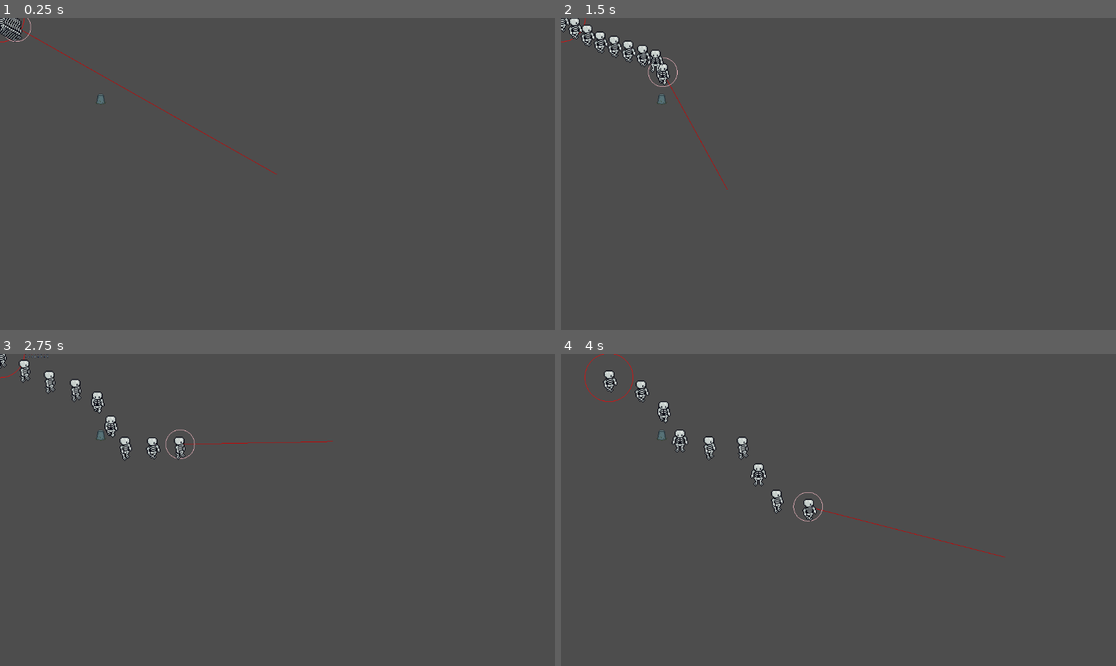
Above: before the commit, frames 1-4 (two rows, left to right).
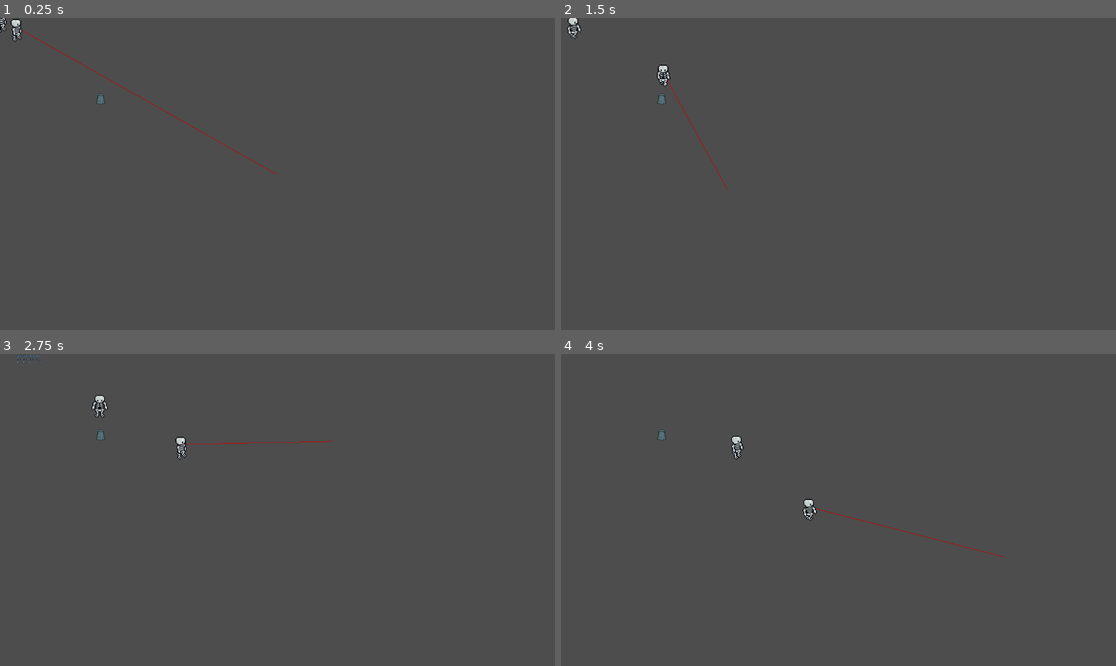
Above: after the commit, the same moments.

Repository: iris-nkhn/Mini-Jam-208
Game: Godot game, scene res://scenes/root.tscn
Same seed, same stepped clock (60 frames per second), same inputs: the game is played once before the commit and once after it. The engine's default icon, where the game draws it, is replaced by a stand-in: a white triangle on a blue panel in a dark square.
Inputs (mouse positions are in pixels of both pictures, inside the frame that each line leads up to):
- Up to frame 1 (0.25 s): no input
- Up to frame 2 (1.5 s): move the mouse to (960, 158) at 0.52 s; hold D (Right) 0.53-1.28 s; move the mouse to (727, 189) at 1.27 s; hold S (Down) from 1.28 s (still down)
- Up to frame 3 (2.75 s): move the mouse to (333, 441) at 2.02 s; release S (Down) at 2.03 s; hold D (Right) from 2.03 s (still down)
- Up to frame 4 (4 s): move the mouse to (810, 572) at 2.77 s; release D (Right) at 2.78 s; hold W (Up) 2.78-3.53 s; move the mouse to (1005, 556) at 3.52 s; hold A (Left) from 3.53 s (still down)

The runs differ from the first frame. In frame 1, 0.2% of the frame differs, in the area x 0-6%, y 0-8%; in frame 2, 1.0%; in frame 3, 1.0%; in frame 4, 1.1%, in the area x 4-48%, y 0-54%.

Commit message:
knight behavior done

Diff:
--- a/scenes/enemies/enemy.gd
+++ b/scenes/enemies/enemy.gd
@@ -2,10 +2,13 @@
 
 enum undead_types{NORMAL, SWORD, ARCHER, HALBERD}
 @export var type : undead_types
-var target : Node2D = Necro
+var default_target : Node2D = Necro
+var target : Node2D = default_target
 @export var speed : float = 10
 @export var attack_radius : float = 50
 @export var damage : int = 1
+@export var attack_delay : float = 0.5
+var attack_delay_counter : float = 0
 
 # Called when the node enters the scene tree for the first time.
 func _ready() -> void:
@@ -20,10 +23,15 @@
 # Called every frame. 'delta' is the elapsed time since the previous frame.
 func _process(delta: float) -> void:
 	queue_redraw()
-	attack_target()
+	attack_delay_counter += delta
+	if attack_delay_counter >= attack_delay:
+		attack_delay_counter = 0
+		attack_target()
 	pass
 
 func _physics_process(delta: float) -> void:
+	if target == null:
+		target = default_target
 	move_towards_target()
 
 	pass
@@ -41,5 +49,7 @@
 	move_and_slide()
 
 func attack_target() -> void:
-	if global_position.distance_squared_to(target.global_position) <= attack_radius:
+	#print(global_position.distance_to(target.global_position))
+	if global_position.distance_to(target.global_position) <= attack_radius:
+		print("daño")
 		target.take_damage(damage)
--- a/scenes/enemies/knight/knight.tscn
+++ b/scenes/enemies/knight/knight.tscn
@@ -14,6 +14,7 @@
 script = ExtResource("1_vb1kc")
 type = 1
 speed = 30.0
+attack_delay = 1.0
 
 [node name="CollisionShape2D" type="CollisionShape2D" parent="." unique_id=1675349564]
 shape = SubResource("CircleShape2D_6xk8f")
--- /dev/null
+++ b/scenes/follower/animatable_body_2d.gd
@@ -0,0 +1,11 @@
+extends CharacterBody2D
+
+func _ready() -> void:
+	damage_taken.connect(Leader._on_damage_taken)
+
+	pass # Replace with function body.
+
+signal damage_taken(damage : int)
+
+func take_damage(damage : int) -> void:
+	damage_taken.emit(damage)
--- a/scenes/follower/follower_1.gd
+++ b/scenes/follower/follower_1.gd
@@ -1,8 +1,7 @@
 class_name follower extends Node2D
 
-signal damage_taken(damage : int)
 
-@onready var controller = $Controller
+
 @onready var sprite = $Sprite2D
 @onready var animator = $Sprite2D/CharacterAnimationPlayer
 var direction : Vector2
@@ -10,7 +9,7 @@
 var i : float = 0
 # Called when the node enters the scene tree for the first time.
 func _ready() -> void:
-	damage_taken.connect(Leader._on_damage_taken)
+
 	pass # Replace with function body.
 
 func _draw() -> void:
@@ -76,6 +75,3 @@
 		animator.play("move_up")
 	if _direction == "Down":
 		animator.play("move_down")
-
-func take_damage(damage : int) -> void:
-	damage_taken.emit(damage)
--- a/scenes/follower/follower_1.tscn
+++ b/scenes/follower/follower_1.tscn
@@ -3,6 +3,7 @@
 [ext_resource type="Texture2D" uid="uid://d0rurjs1si8ow" path="res://assets/characters/skelly_spritesheet.png" id="1_b5sj2"]
 [ext_resource type="Script" uid="uid://i5035gcsyrnn" path="res://scenes/follower/follower_1.gd" id="1_bhxwe"]
 [ext_resource type="Script" uid="uid://bmulpyo3hugri" path="res://scenes/follower/area_2d.gd" id="2_b5sj2"]
+[ext_resource type="Script" uid="uid://0eivwrc7aqf1" path="res://scenes/follower/animatable_body_2d.gd" id="4_846ri"]
 
 [sub_resource type="Animation" id="Animation_bhxwe"]
 length = 0.001
@@ -378,6 +379,8 @@
 
 [node name="AnimatableBody2D" type="CharacterBody2D" parent="." unique_id=641382878]
 collision_mask = 0
+motion_mode = 1
+script = ExtResource("4_846ri")
 
 [node name="CollisionShape2D" type="CollisionShape2D" parent="AnimatableBody2D" unique_id=239344784]
 shape = SubResource("CircleShape2D_s2ble")
--- a/scenes/leader/body.gd
+++ b/scenes/leader/body.gd
@@ -3,13 +3,20 @@
 #esto es un global coords
 var goal : Vector2
 var speed: float = 10000
-var initial_segments = 10
+
+var initial_segments = 2
 var tail : Array[PathFollow2D]
+var path : Curve2D = Curve2D.new()
+var max_len : int = 200
+
 var debug_color : Color = Color(0.808, 0.0, 0.0, 1.0)
-var path : Curve2D = Curve2D.new()
+
+
+
 enum undead_types{NORMAL, SWORD, ARCHER, HALBERD}
 var life : int = 5
 var damage : int = 0
+
 
 @onready var enclosed_area : Area2D = $Area2D
 # Called when the node enters the scene tree for the first time.
@@ -70,7 +77,7 @@
 	pass
 
 func initialize_tail() -> void:
-	for i in initial_segments - 1 :
+	for i in initial_segments:
 		var segment : PathFollow2D = new_segment(undead_types.NORMAL)
 
 		segment.set_progress(16 * i)
@@ -82,10 +89,13 @@
 		var progress = 1 - (i * 1.0/(tail.size() -1))
 		tail[i].progress_ratio = progress
 
+	max_len = tail.size() * 40
 	#change line
 	path.add_point(position)
-	if path.point_count > 200:
+	if path.point_count > max_len:
 		path.remove_point(0)
+	#change length
+
 
 func check_closed_loop() -> bool:
 
@@ -105,11 +115,12 @@
 	polygon.set_polygon(points)
 	enclosed_area.call_deferred("add_child",polygon)
 
-	check_within()
+	call_deferred("check_within")
 
 	pass
 func check_within() -> void:
 	var polygon = enclosed_area.get_child(0)
+	await get_tree().physics_frame
 	var body_list = enclosed_area.get_overlapping_bodies()
 	for i in body_list:
 		print(i.get_class())
@@ -127,5 +138,5 @@
 		lose_life()
 
 func lose_life() -> void:
-
+	remove_segment()
 	pass
--- a/scenes/root.tscn
+++ b/scenes/root.tscn
@@ -9,4 +9,4 @@
 position = Vector2(209, 167)
 
 [node name="Knight" parent="." unique_id=1711678911 instance=ExtResource("2_twpsu")]
-position = Vector2(379, 155)
+position = Vector2(213, 215)
Not shown, added: scenes/follower/animatable_body_2d.gd.uid
